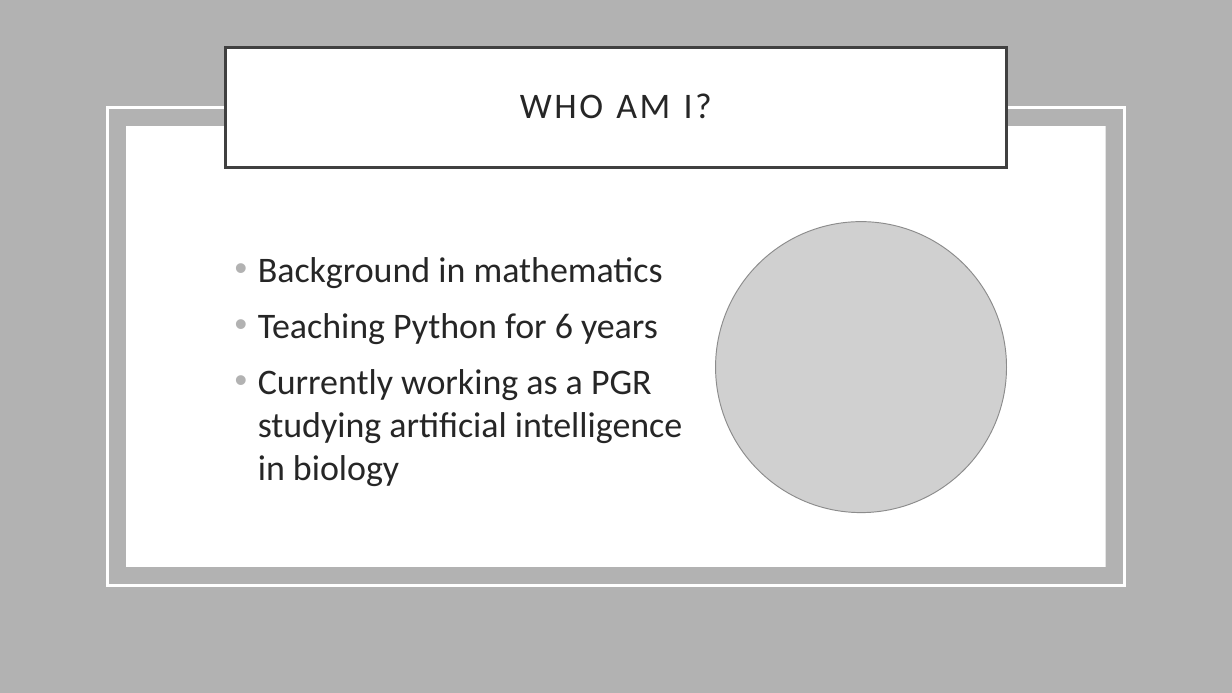
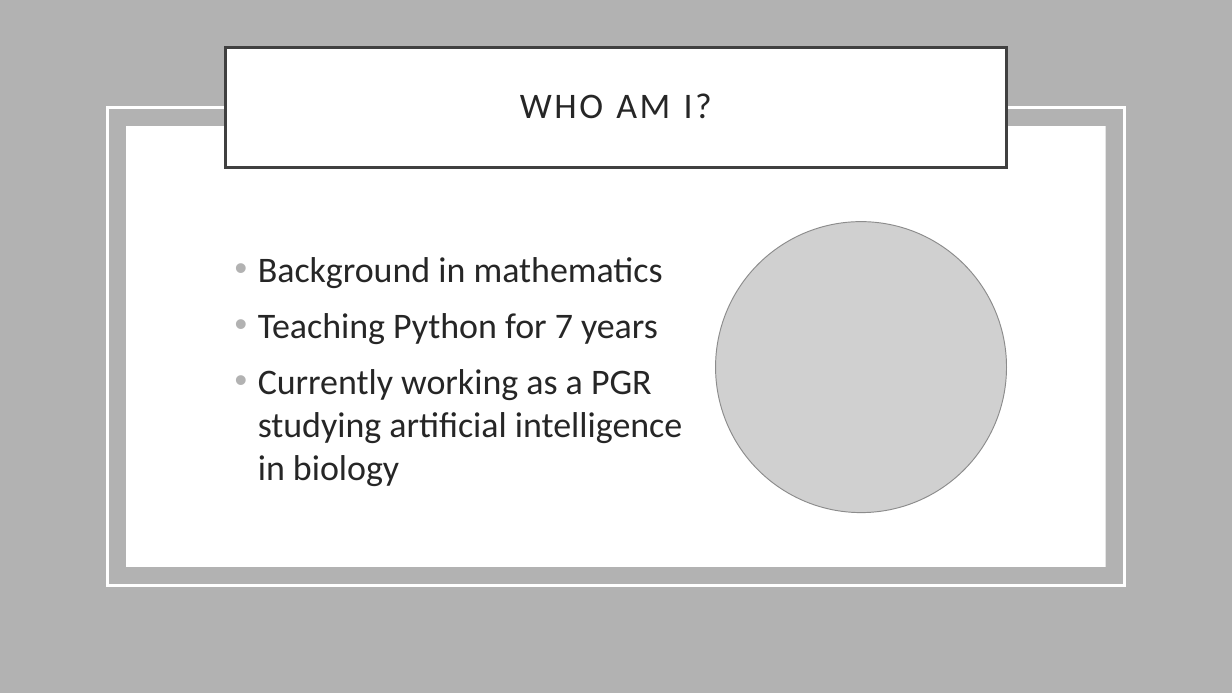
Before and after one commit to stmball/Continuing-Education, a slide deck: slide 3 of Intro to Python/IntroPresentation.pptx. Drawn at 1232x693 pixels with LibreOffice and Linux fonts; fonts in the diff are those of the drawing; grey boxes stand for pictures. Boxes give left, top, right and bottom in pixels: in the first picture for what was removed or moved away, otherwise in the second. Text is boxed around its words. In the diff, an @@ line names an element or a change of style, - is before the commit and + after.

```diff
--- a/Intro to Python/IntroPresentation.pptx
+++ b/Intro to Python/IntroPresentation.pptx
@@ text at <box>258,313,658,344</box>: text changed @@
-• Teaching Python for 6 years
+• Teaching Python for 7 years
```
Also in this commit, not shown: 8 other files.
